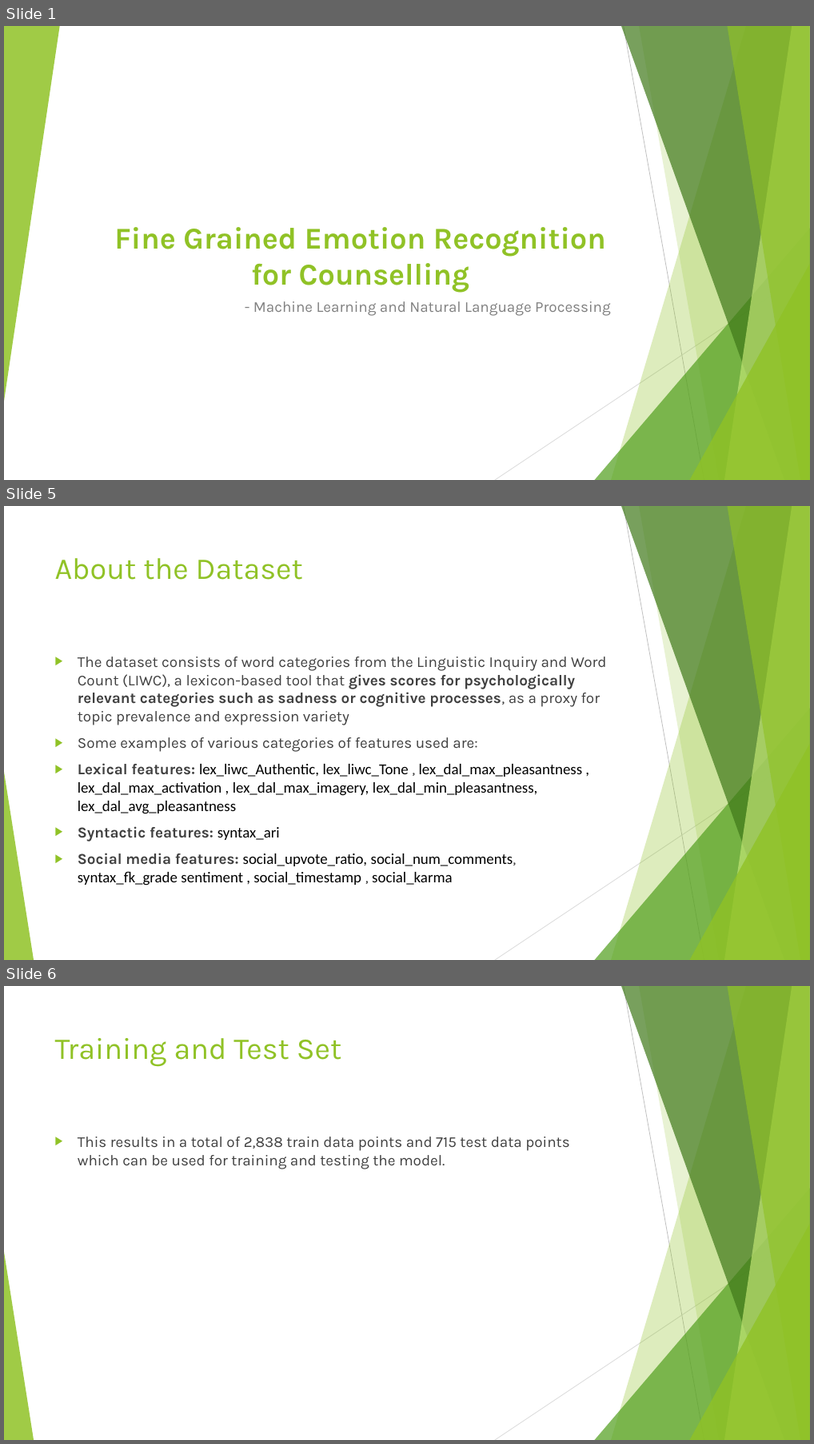
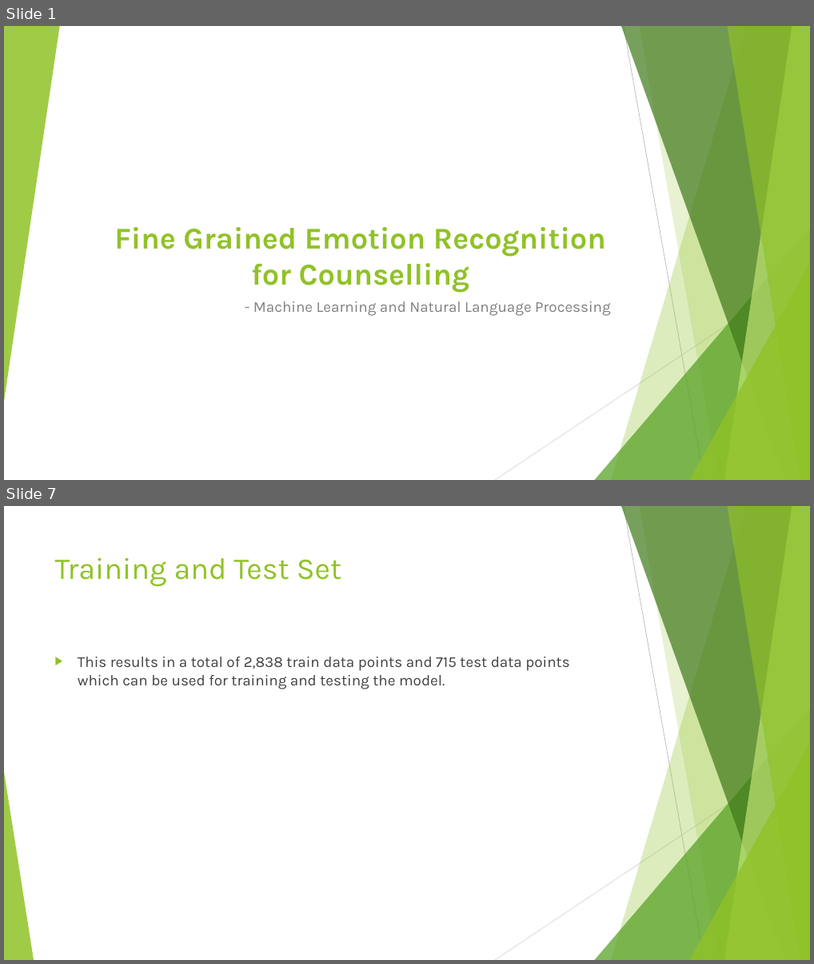
Before and after one commit to JanhaviSoni/Emotion-Recognition-for-Counselling, a slide deck: Fine Grained Emotion Recognition for Counselling.pptx. Shown one above the other, each under a label of ours: slides 1, 5 and 6 before the commit, slides 1 and 7 after it; the slides between them are not shown. The pictures are 814x1444 and 814x964 pixels, drawn with LibreOffice and Linux fonts; fonts in the diff are those of the drawing. Boxes give left, top, right and bottom in pixels: in the first picture for what was removed or moved away, otherwise in the second. Text is boxed around its words. In the diff, an @@ line names an element or a change of style, - is before the commit and + after.

```diff
--- a/Fine Grained Emotion Recognition for Counselling.pptx
+++ b/Fine Grained Emotion Recognition for Counselling.pptx
@@ slide 5 removed at bbox=[4, 506, 810, 960], background #FFFFFF; not listed: 10 template elements that a slide beside it also shows @@
@@ title removed at bbox=[55, 558, 303, 580] @@
-About the Dataset
@@ text removed at bbox=[78, 656, 607, 885] @@
-▶ The dataset consists of word categories from the Linguistic Inquiry and Word Count (LIWC), a lexicon-based tool that gives scores for psychologically relevant categories such as sadness or cognitive processes, as a proxy for topic prevalence and expression variety
-▶ Some examples of various categories of features used are:
-▶ Lexical features: lex_liwc_Authentic, lex_liwc_Tone , lex_dal_max_pleasantness , lex_dal_max_activation , lex_dal_max_imagery, lex_dal_min_pleasantness, lex_dal_avg_pleasantness
-▶ Syntactic features: syntax_ari
-▶ Social media features: social_upvote_ratio, social_num_comments, syntax_fk_grade sentiment , social_timestamp , social_karma
@@ what was slide 6 is now slide 7 @@
```
Also in this commit, not shown: 2 slides changed, 6 slides added, 1 other slide removed, 1 other file.
